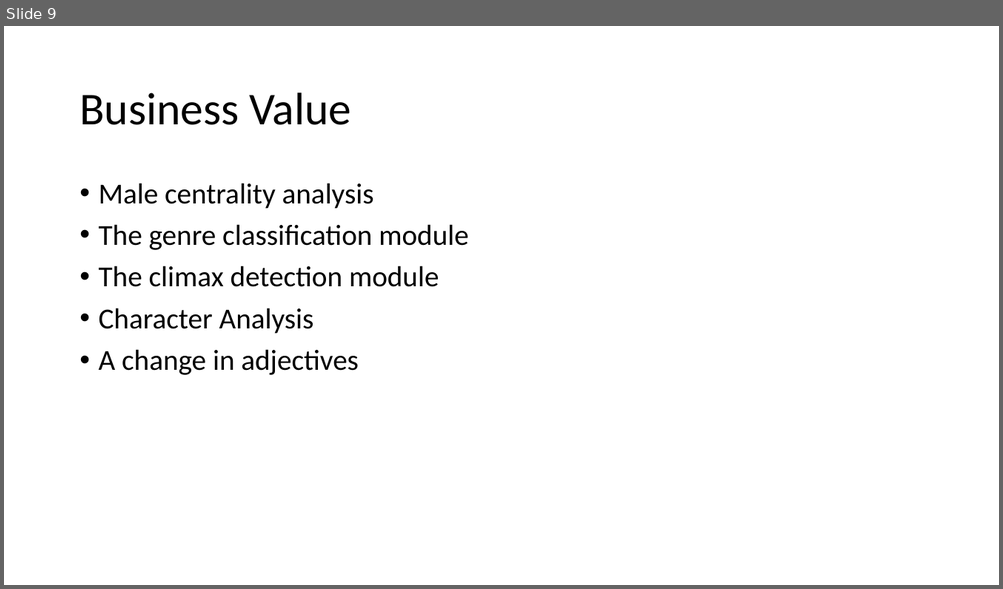
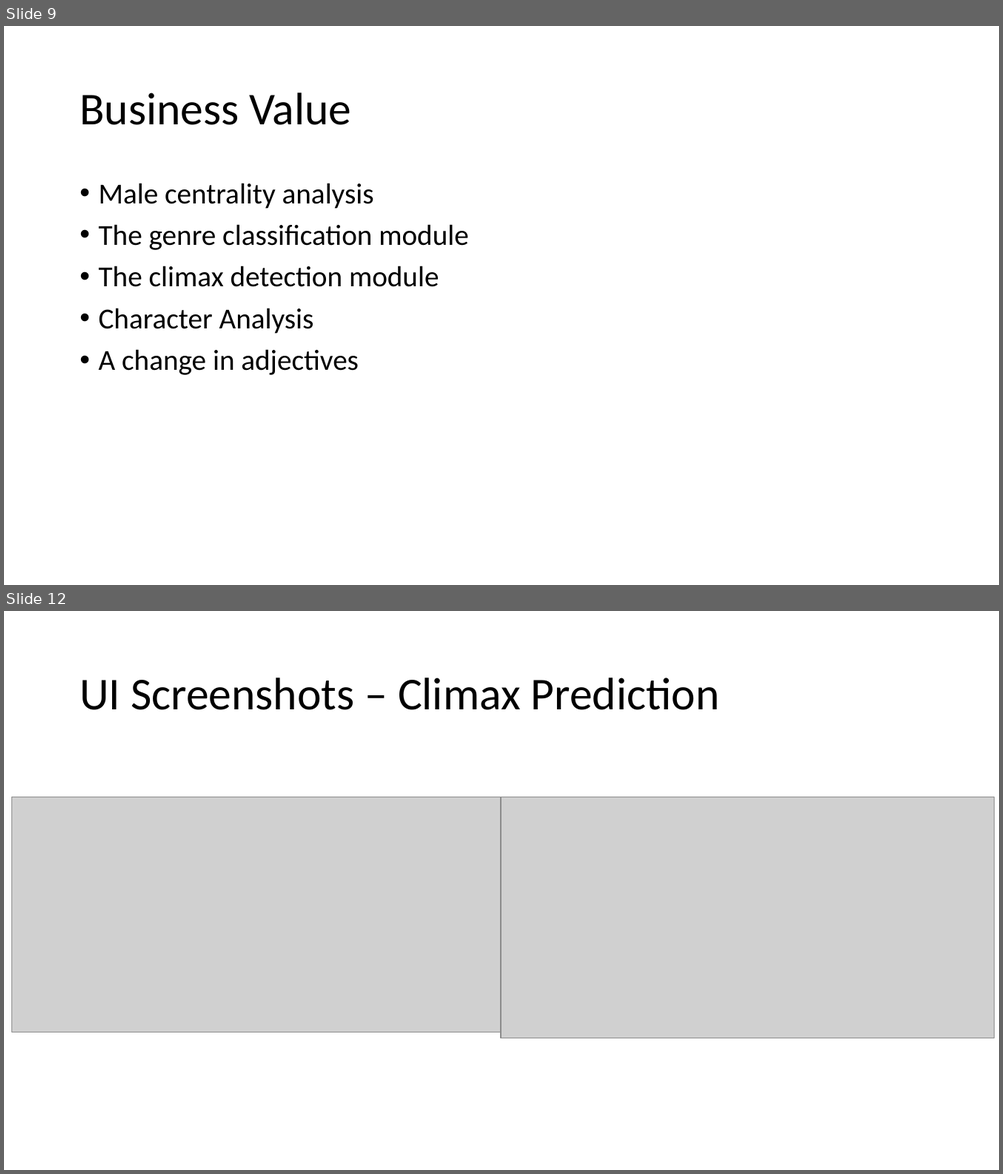
Before and after one commit to malikamakker/Bolly, a slide deck: BollyBuff.pptx. Shown one above the other, each under a label of ours: slide 9 before the commit, slides 9 and 12 after it; the slides between them are not shown. The pictures are 1003x589 and 1003x1174 pixels, drawn with LibreOffice and Linux fonts; fonts in the diff are those of the drawing; grey boxes stand for pictures. Boxes give left, top, right and bottom in pixels: in the first picture for what was removed or moved away, otherwise in the second. Text is boxed around its words. In the diff, an @@ line names an element or a change of style, - is before the commit and + after.

```diff
--- a/BollyBuff.pptx
+++ b/BollyBuff.pptx
@@ slide 12 added at bbox=[4, 611, 999, 1170], background #FFFFFF @@
@@ title added at bbox=[79, 678, 720, 710], 44 pt, text #000000 @@
+UI Screenshots – Climax Prediction
@@ picture added at bbox=[11, 797, 500, 1033] @@
@@ picture added at bbox=[501, 797, 994, 1039] @@
```
Also in this commit, not shown: 4 other slides added.
